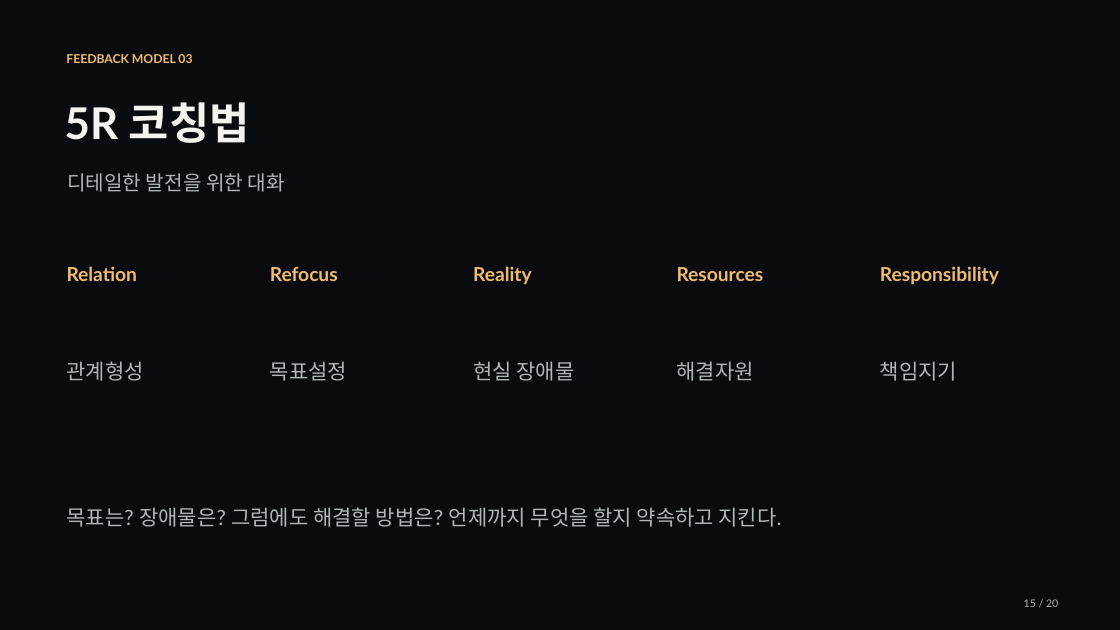
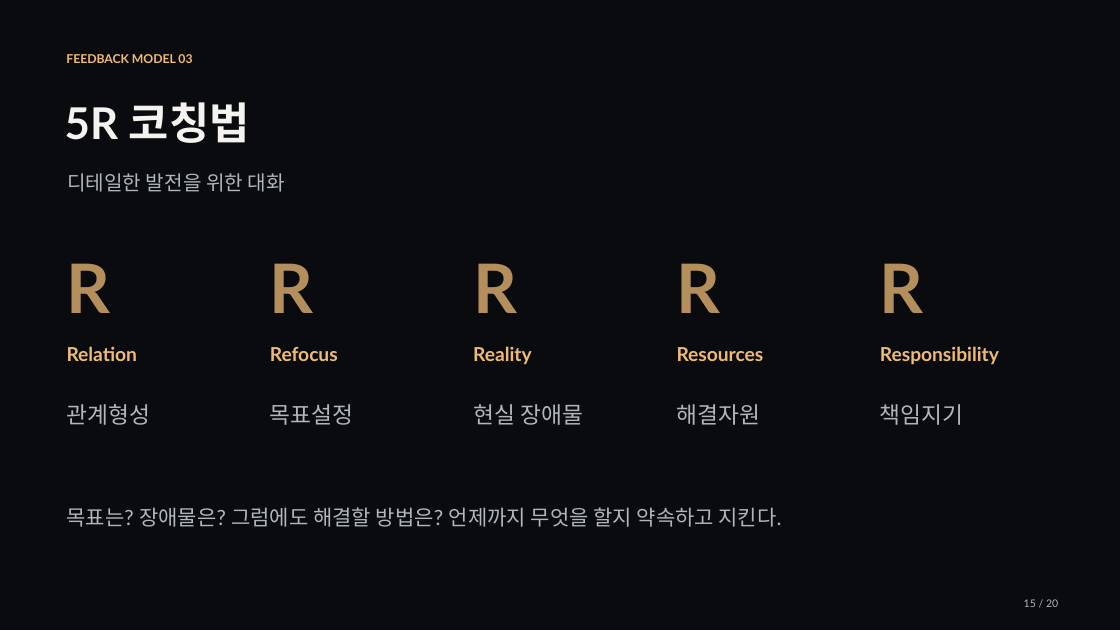
Before and after one commit to jaeyoung5178-bot/Presence, a slide deck: slide 15 of education/training/signature/compact/training-signature.pptx. Drawn at 1120x630 pixels with LibreOffice and Linux fonts; fonts in the diff are those of the drawing. Boxes give left, top, right and bottom in pixels: in the first picture for what was removed or moved away, otherwise in the second. Text is boxed around its words. In the diff, an @@ line names an element or a change of style, - is before the commit and + after.

```diff
--- a/education/training/signature/compact/training-signature.pptx
+++ b/education/training/signature/compact/training-signature.pptx
@@ text added at box(67, 263, 111, 313), 58.5 pt, text #B48E5B, bold @@
+R
@@ text added at box(270, 263, 314, 313), 58.5 pt, text #B48E5B, bold @@
+R
@@ text added at box(473, 263, 517, 313), 58.5 pt, text #B48E5B, bold @@
+R
@@ text added at box(677, 263, 721, 313), 58.5 pt, text #B48E5B, bold @@
+R
@@ text added at box(880, 263, 924, 313), 58.5 pt, text #B48E5B, bold @@
+R
@@ text "Relation": place and size @@
-text "Relation" at box(67, 266, 137, 281)
+text "Relation" at box(67, 346, 137, 361)
@@ text "Refocus": place and size @@
-text "Refocus" at box(270, 267, 338, 281)
+text "Refocus" at box(270, 347, 338, 361)
@@ text "Reality": place and size @@
-text "Reality" at box(473, 266, 532, 285)
+text "Reality" at box(473, 346, 532, 365)
@@ text "Resources": place and size @@
-text "Resources" at box(677, 267, 764, 281)
+text "Resources" at box(677, 347, 764, 361)
@@ text "Responsibility": place and size @@
-text "Responsibility" at box(880, 266, 999, 285)
+text "Responsibility" at box(880, 346, 999, 365)
@@ text "관계형성": place and size @@
-text "관계형성" at box(67, 361, 144, 381)
+text "관계형성" at box(67, 404, 151, 425)
@@ text "목표설정": place and size @@
-text "목표설정" at box(270, 361, 347, 381)
+text "목표설정" at box(270, 404, 354, 425)
@@ size 18 to 19.5 pt in 5 elements at box(67, 404, 151, 425), box(677, 404, 761, 425), box(880, 404, 964, 425), box(270, 404, 354, 425), box(473, 404, 583, 425) @@
@@ text "현실 장애물": place and size @@
-text "현실 장애물" at box(473, 361, 575, 381)
+text "현실 장애물" at box(473, 404, 583, 425)
@@ text "해결자원": place and size @@
-text "해결자원" at box(677, 361, 754, 381)
+text "해결자원" at box(677, 404, 761, 425)
@@ text "책임지기": place and size @@
-text "책임지기" at box(880, 361, 957, 381)
+text "책임지기" at box(880, 404, 964, 425)
```
Also in this commit, not shown: 4 other files.
